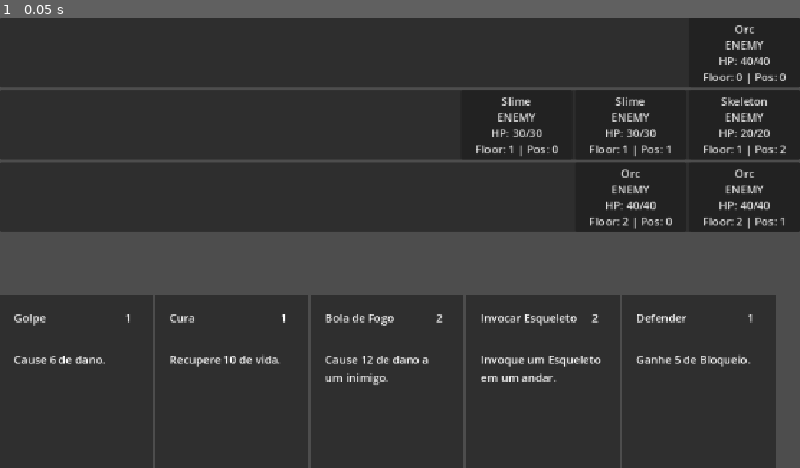
Above: before the commit, frame 1.
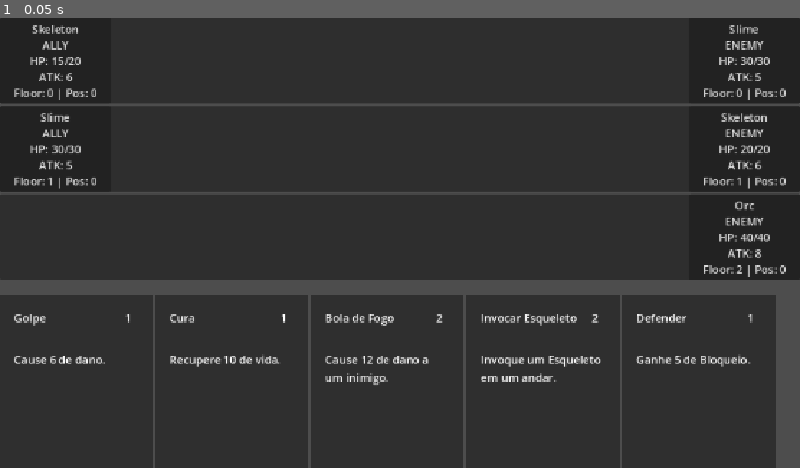
Above: after the commit, the same moment.

Repository: felippe-miguel/be-card
Game: Godot game, scene res://scenes/game.tscn
Two runs of this game, one before a commit and one after it. Both use one fixed random seed, a clock stepped at 60 frames per second and the inputs below.
Inputs:
- Up to frame 1 (0.05 s): no input

The runs differ from the first frame. In frame 1, 15% of the frame differs, in the area x 0-100%, y 1-59%.

Commit message:
feat: adiciona facçao na definiçao de battlefield e inicia primeiros esboços dos ataques de unidades

Diff:
--- a/data/battles/test_battle.json
+++ b/data/battles/test_battle.json
@@ -1,13 +1,36 @@
 {
   "floors": [
     {
-      "units": ["orc"]
+      "units": [
+        {
+          "id": "slime",
+          "faction": "enemy"
+        },
+        {
+          "id": "skeleton",
+          "faction": "ally"
+        }
+      ]
     },
     {
-      "units": ["slime", "slime", "skeleton"]
+      "units": [
+        {
+          "id": "skeleton",
+          "faction": "enemy"
+        },
+        {
+          "id": "slime",
+          "faction": "ally"
+        }
+      ]
     },
     {
-      "units": ["orc", "orc"]
+      "units": [
+        {
+          "id": "orc",
+          "faction": "enemy"
+        }
+      ]
     }
   ]
 }
--- a/data/units/dragon.json
+++ b/data/units/dragon.json
@@ -1,5 +1,6 @@
 {
   "id": "dragon",
   "name": "Dragão",
-  "max_hp": 100
+  "max_hp": 100,
+  "attack": 10
 }
--- a/data/units/orc.json
+++ b/data/units/orc.json
@@ -1,5 +1,6 @@
 {
   "id": "orc",
   "name": "Orc",
-  "max_hp": 40
+  "max_hp": 40,
+  "attack": 8
 }
--- a/data/units/skeleton.json
+++ b/data/units/skeleton.json
@@ -1,5 +1,6 @@
 {
   "id": "skeleton",
   "name": "Skeleton",
-  "max_hp": 20
+  "max_hp": 20,
+  "attack": 6
 }
--- a/data/units/slime.json
+++ b/data/units/slime.json
@@ -1,5 +1,6 @@
 {
   "id": "slime",
   "name": "Slime",
-  "max_hp": 30
+  "max_hp": 30,
+  "attack": 5
 }
--- a/scripts/battle_state.gd
+++ b/scripts/battle_state.gd
@@ -5,6 +5,7 @@
 var battlefield: Battlefield
 var player: Unit
 var unit_database: UnitDatabase
+var target_system: TargetSystem
 
 func _init(
 	battle_definition: BattleDefinition,
@@ -17,32 +18,39 @@
 	)
 
 	player = Unit.new(
-	"player",
-	"Jogador",
-	50,
-	Unit.Faction.ALLY
-)
+		"player",
+		"Jogador",
+		50,
+		0,
+		Unit.Faction.ALLY
+	)
 
 	for floor_index in range(battle_definition.floors.size()):
-
 		var floor_definition = battle_definition.floors[floor_index]
-
 		var floor = battlefield.get_floor(floor_index)
 
-		for unit_id in floor_definition.get("units", []):
+		for unit_definition in floor_definition.get("units", []):
+			var unit_id = unit_definition.get("id", "")
+			var faction_name = unit_definition.get(
+				"faction",
+		        "enemy"
+			)
 
-			var unit_data = unit_database.units.get(unit_id)
+			var faction = Unit.Faction.ENEMY
 
-			if unit_data == null:
-				print(
-					"Unidade não encontrada: ",
-					unit_id
-				)
-				continue
+			if faction_name == "ally":
+				faction = Unit.Faction.ALLY
 
-			var unit = create_unit(unit_id, Unit.Faction.ENEMY)
+			var unit = create_unit(
+				unit_id,
+				faction
+			)
 
-			floor.add_unit(unit)
+			if unit != null:
+				floor.add_unit(unit)
+
+	target_system = TargetSystem.new(self)
+	test_attack()
 
 func get_enemy() -> Unit:
 	for floor in battlefield.floors:
@@ -66,5 +74,55 @@
 		unit_data.id,
 		unit_data.name,
 		unit_data.max_hp,
+		unit_data.attack,
 		faction
 	)
+
+func execute_unit_attack(unit: Unit) -> void:
+	var targets = target_system.get_targets_for_unit(
+		unit,
+	    "front_enemy"
+	)
+
+	if targets.is_empty():
+		print(
+			unit.name,
+            " não encontrou nenhum alvo."
+		)
+		return
+
+	var target = get_target_on_same_floor(
+		unit,
+		targets
+	)
+
+	if target == null:
+		print(
+			unit.name,
+            " não encontrou alvo no próprio andar."
+		)
+		return
+
+	unit.attack_unit(target)
+
+func get_target_on_same_floor(
+	unit: Unit,
+	targets: Array[Unit]
+) -> Unit:
+	for target in targets:
+		if target.floor_index == unit.floor_index:
+			return target
+
+	return null
+
+func test_attack() -> void:
+	var floor = battlefield.get_floor(0)
+
+	var enemy = floor.get_front_unit(
+		Unit.Faction.ENEMY
+	)
+
+	if enemy == null:
+		return
+
+	execute_unit_attack(enemy)
--- a/scripts/enemy.gd
+++ b/scripts/enemy.gd
@@ -17,19 +17,11 @@
 		faction_name = "ENEMY"
 
 	text = (
-		unit.name
-		+ "\n"
-		+ faction_name
-		+ "\n"
-		+ "HP: "
-		+ str(unit.hp)
-		+ "/"
-		+ str(unit.max_hp)
-		+ "\n"
-		+ "Floor: "
-		+ str(unit.floor_index)
-		+ " | Pos: "
-		+ str(unit.position_index)
+		unit.name + "\n"
+		+ faction_name + "\n"
+		+ "HP: " + str(unit.hp) + "/" + str(unit.max_hp) + "\n"
+		+ "ATK: " + str(unit.attack) + "\n"
+		+ "Floor: " + str(unit.floor_index) + " | Pos: " + str(unit.position_index)
 	)
 
 func _pressed() -> void:
--- a/scripts/game.gd
+++ b/scripts/game.gd
@@ -98,7 +98,7 @@
 			_on_enemy_selected
 		)
 
-		for unit in floor.enemies:
+		for unit in floor.get_units():
 			floor_view.create_enemy_view(unit)
 
 func _on_floor_selected(floor_view: BattleFloorView) -> void:
--- a/scripts/target_system.gd
+++ b/scripts/target_system.gd
@@ -101,3 +101,41 @@
 			targets.append(unit)
 
 	return targets
+
+func get_targets_for_unit(
+	unit: Unit,
+	target_type: String
+) -> Array[Unit]:
+
+	match target_type:
+
+		"front_enemy":
+			return get_front_enemies_for_unit(unit)
+
+		"rear_enemy":
+			return get_rear_enemies_for_unit(unit)
+
+		_:
+			return get_targets(target_type)
+
+func get_front_enemies_for_unit(
+	unit: Unit
+) -> Array[Unit]:
+
+	var target_faction = Unit.Faction.ENEMY
+
+	if unit.faction == Unit.Faction.ENEMY:
+		target_faction = Unit.Faction.ALLY
+
+	return get_front_units(target_faction)
+
+func get_rear_enemies_for_unit(
+	unit: Unit
+) -> Array[Unit]:
+
+	var target_faction = Unit.Faction.ENEMY
+
+	if unit.faction == Unit.Faction.ENEMY:
+		target_faction = Unit.Faction.ALLY
+
+	return get_rear_units(target_faction)
--- a/scripts/unit.gd
+++ b/scripts/unit.gd
@@ -14,6 +14,7 @@
 var faction: Faction
 var position_index: int = -1
 var floor_index: int = -1
+var attack: int
 
 signal changed
 
@@ -21,13 +22,30 @@
 	unit_id: String,
 	unit_name: String,
 	max_health: int,
+	unit_attack: int,
 	unit_faction: Faction
 ) -> void:
 	id = unit_id
 	name = unit_name
 	max_hp = max_health
 	hp = max_health
+	attack = unit_attack
 	faction = unit_faction
+
+func attack_unit(target: Unit) -> void:
+	if target == null:
+		return
+
+	print(
+		name,
+		" atacou ",
+		target.name,
+		" causando ",
+		attack,
+        " de dano."
+	)
+
+	target.take_damage(attack)
 
 func take_damage(amount: int) -> void:
 	var remaining_damage = amount
--- a/scripts/unit_data.gd
+++ b/scripts/unit_data.gd
@@ -4,6 +4,7 @@
 var id: String
 var name: String
 var max_hp: int
+var attack: int
 
 static func from_dict(data: Dictionary) -> UnitData:
 	var unit_data = UnitData.new()
@@ -11,5 +12,6 @@
 	unit_data.id = data.get("id", "")
 	unit_data.name = data.get("name", "")
 	unit_data.max_hp = data.get("max_hp", 1)
+	unit_data.attack = data.get("attack", 0)
 
 	return unit_data
